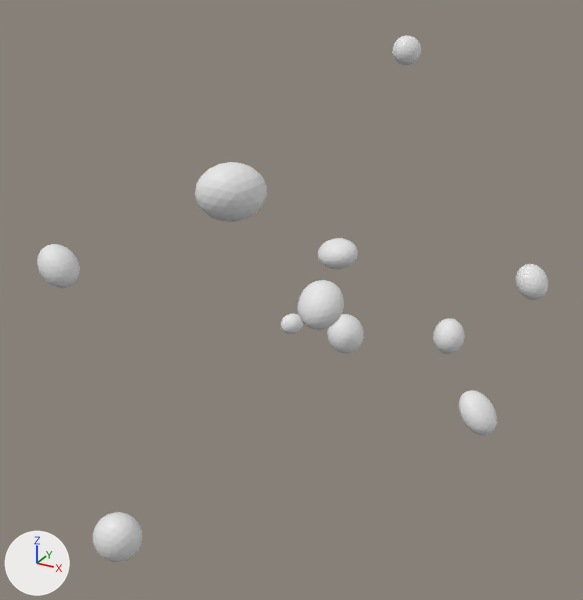
Before and after pictures for a commit that changed the OBJ model data/radials/radial_08/radial.obj.
The view is the same before and after, from a 50 mm lens placed at (0.693, -1.845, 0.803), pointed at (-0.31, -0.02, -0.109). Every picture has the same lights, and +X, +Y and +Z are marked at lower left. The picture after the commit comes second. Where no turn or scale is listed for an object, it has been applied to the vertices.

Names of what the first picture shows: 'radial'.
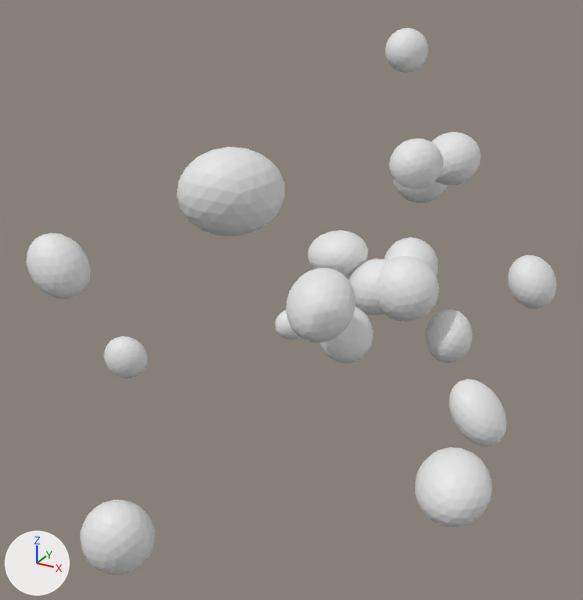
Patch to the scene script:
```diff
--- a/data/radials/radial_08/radial.obj.py
+++ b/data/radials/radial_08/radial.obj.py
@@ me_radial @@
-me_radial.from_pydata(...)  # 1782 vertices, 3520 faces; spans x -0.76..0.37, y -0.8..0.83, z -0.54..0.53
+me_radial.from_pydata(...)  # 3078 vertices, 6080 faces; spans x -0.97..0.44, y -0.83..0.94, z -0.57..0.55
+# me_radial part 1: the loose piece of 162 vertices spanning x -0.6..-0.52, y 0.4..0.48, z -0.47..-0.39 is scaled about its middle by 1.5
+# me_radial part 2: the loose piece of 162 vertices spanning x -0.08..0.03, y -0.8..-0.69, z 0.38..0.48 is scaled about its middle by 1.5
+# me_radial part 3: the loose piece of 162 vertices spanning x -0.24..-0.13, y -0.04..0.06, z 0.0..0.08 is scaled about its middle by 1.5
+# me_radial part 4: the loose piece of 162 vertices spanning x 0.28..0.37, y -0.38..-0.3, z -0.16..-0.07 is scaled about its middle by 1.5
+# me_radial part 5: the loose piece of 162 vertices spanning x -0.04..0.04, y -0.37..-0.28, z -0.05..0.03 is scaled about its middle by 1.5
+# me_radial part 6: the loose piece of 162 vertices spanning x -0.04..0.05, y -0.52..-0.42, z 0.07..0.17 is scaled about its middle by 1.5
+# me_radial part 7: the loose piece of 162 vertices spanning x -0.46..-0.34, y -0.76..-0.65, z -0.54..-0.41 is scaled about its middle by 1.5
+# me_radial part 8: the loose piece of 162 vertices spanning x 0.14..0.25, y 0.66..0.78, z -0.28..-0.16 is scaled about its middle by 1.5
+# me_radial part 9: the loose piece of 162 vertices spanning x 0.08..0.16, y 0.03..0.12, z -0.21..-0.11 is scaled about its middle by 1.5
+# me_radial part 10: the loose piece of 162 vertices spanning x -0.36..-0.27, y 0.74..0.83, z 0.44..0.53 is scaled about its middle by 1.5
+# me_radial part 11: the loose piece of 162 vertices spanning x -0.76..-0.66, y -0.53..-0.44, z 0.02..0.13 is scaled about its middle by 1.5
+# me_radial part 12: the loose piece of 162 vertices spanning x -0.24..-0.13, y -0.04..0.06, z 0.0..0.08 is copied, and the copy is multiplied about its middle by the matrix ((-1.552, 0.093, 0.102), (0.012, -0.444, -1.889), (-0.143, -1.63, 0.585)), then moved by (0.2, -0.02, -0.06); it spans x -0.07..0.1, y -0.08..0.08, z -0.1..0.07
+# me_radial part 13: the loose piece of 162 vertices spanning x -0.24..-0.13, y -0.04..0.06, z 0.0..0.08 is copied, and the copy is multiplied about its middle by the matrix ((-0.368, 0.848, -1.48), (-0.416, 1.081, 1.269), (1.185, 0.756, -0.342)), then moved by (0.12, -0.02, -0.07); it spans x -0.14..0.01, y -0.08..0.07, z -0.1..0.05
+# me_radial part 14: the loose piece of 162 vertices spanning x -0.6..-0.52, y 0.4..0.48, z -0.47..-0.39 is copied, and the copy is multiplied about its middle by the matrix ((-0.424, -1.586, -0.635), (0.21, -0.698, 1.602), (-1.695, 0.31, 0.358)), then moved by (-0.34, -0.5, 0.01); it spans x -0.97..-0.83, y -0.12..0.0, z -0.49..-0.35
+# me_radial part 15: the loose piece of 162 vertices spanning x -0.24..-0.13, y -0.04..0.06, z 0.0..0.08 is copied, and the copy is multiplied about its middle by the matrix ((0.964, -0.457, 0.665), (-0.626, -0.09, 1.805), (-0.376, -1.248, -0.209)), then moved by (0.15, 0.16, 0.23); it spans x -0.11..0.03, y 0.1..0.25, z 0.2..0.34
+# me_radial part 16: the loose piece of 162 vertices spanning x -0.36..-0.27, y 0.74..0.83, z 0.44..0.53 is copied, and the copy is multiplied about its middle by the matrix ((0.048, 0.829, 1.753), (1.701, 0.825, -0.437), (-0.932, 1.548, -0.706)), then moved by (0.21, -0.08, -0.32); it spans x -0.2..-0.02, y 0.62..0.8, z 0.07..0.25
+# me_radial part 17: the loose piece of 162 vertices spanning x -0.24..-0.13, y -0.04..0.06, z 0.0..0.08 is copied, and the copy is multiplied about its middle by the matrix ((-0.484, -1.384, 0.335), (0.648, -0.376, -1.608), (1.137, -0.325, 0.831)), then moved by (0.18, 0.08, -0.03); it spans x -0.08..0.07, y 0.02..0.16, z -0.07..0.09
+# me_radial part 18: the loose piece of 162 vertices spanning x -0.36..-0.27, y 0.74..0.83, z 0.44..0.53 is copied, and the copy is multiplied about its middle by the matrix ((-0.367, -1.16, -1.748), (2.023, 0.276, -0.608), (0.558, -1.765, 1.054)), then moved by (0.06, 0.05, -0.43); it spans x -0.36..-0.16, y 0.74..0.94, z -0.04..0.15
+# me_radial part 19: the loose piece of 162 vertices spanning x 0.28..0.37, y -0.38..-0.3, z -0.16..-0.07 is copied, and the copy is multiplied about its middle by the matrix ((0.055, -1.437, 1.006), (-1.828, -0.297, -1.194), (0.458, -0.88, -0.89)), then moved by (0.05, -0.31, 0.03); it spans x 0.3..0.44, y -0.73..-0.58, z -0.15..-0.02
```

Pixel boxes (x1, y1, x2, y2) of what changed, in the pictures (583 x 600 px; the box of a moved part takes in the faces that stretch with it):
'radial', reshaped
    before: (37, 35, 548, 562)
    after: (26, 28, 557, 575)
part 1 of me_radial, moved or reshaped
    before: (281, 313, 303, 334)
    after: (275, 310, 299, 340)
part 2 of me_radial, moved or reshaped
    before: (195, 162, 267, 222)
    after: (177, 147, 285, 236)
part 3 of me_radial, moved or reshaped
    before: (318, 238, 358, 269)
    after: (308, 230, 368, 276)
part 4 of me_radial, moved or reshaped
    before: (458, 390, 497, 435)
    after: (449, 379, 507, 447)
part 5 of me_radial, moved or reshaped
    before: (327, 314, 364, 354)
    after: (320, 307, 373, 363)
part 6 of me_radial, moved or reshaped
    before: (298, 280, 344, 330)
    after: (286, 268, 356, 343)
part 7 of me_radial, moved or reshaped
    before: (93, 512, 142, 562)
    after: (80, 500, 155, 575)
part 8 of me_radial, moved or reshaped
    before: (516, 264, 548, 300)
    after: (508, 255, 557, 309)
part 9 of me_radial, moved or reshaped
    before: (433, 319, 465, 354)
    after: (425, 310, 473, 363)
part 10 of me_radial, moved or reshaped
    before: (392, 35, 421, 65)
    after: (385, 28, 428, 73)
part 11 of me_radial, moved or reshaped
    before: (37, 244, 80, 288)
    after: (26, 233, 90, 299)
part 12 of me_radial, added
    after: (378, 256, 439, 322)
part 13 of me_radial, added
    after: (349, 259, 388, 315)
part 14 of me_radial, added
    after: (104, 336, 147, 378)
part 15 of me_radial, added
    after: (389, 138, 443, 189)
part 16 of me_radial, added
    after: (432, 132, 481, 185)
part 17 of me_radial, added
    after: (384, 237, 438, 276)
part 18 of me_radial, added
    after: (393, 179, 447, 203)
part 19 of me_radial, added
    after: (415, 447, 492, 528)
